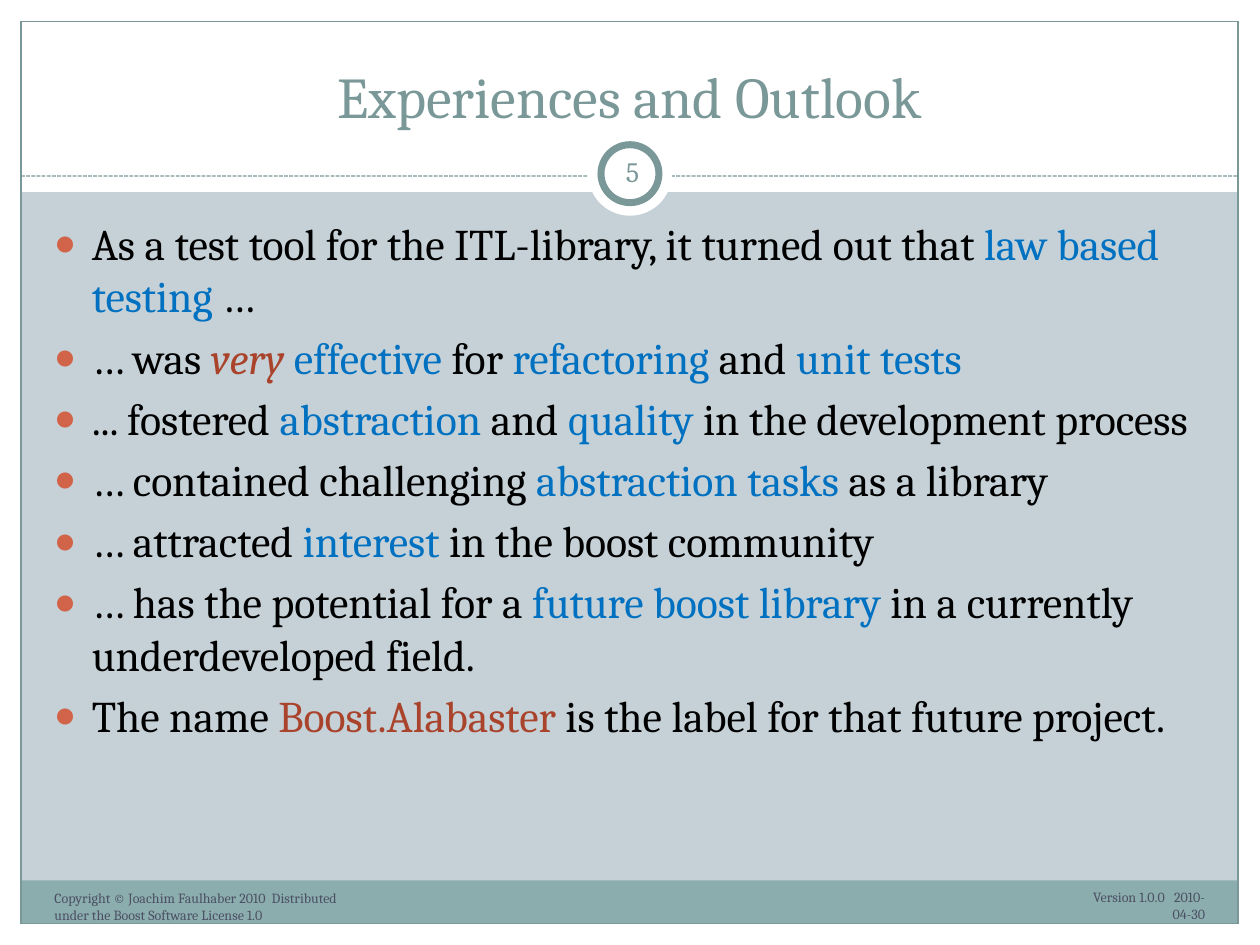
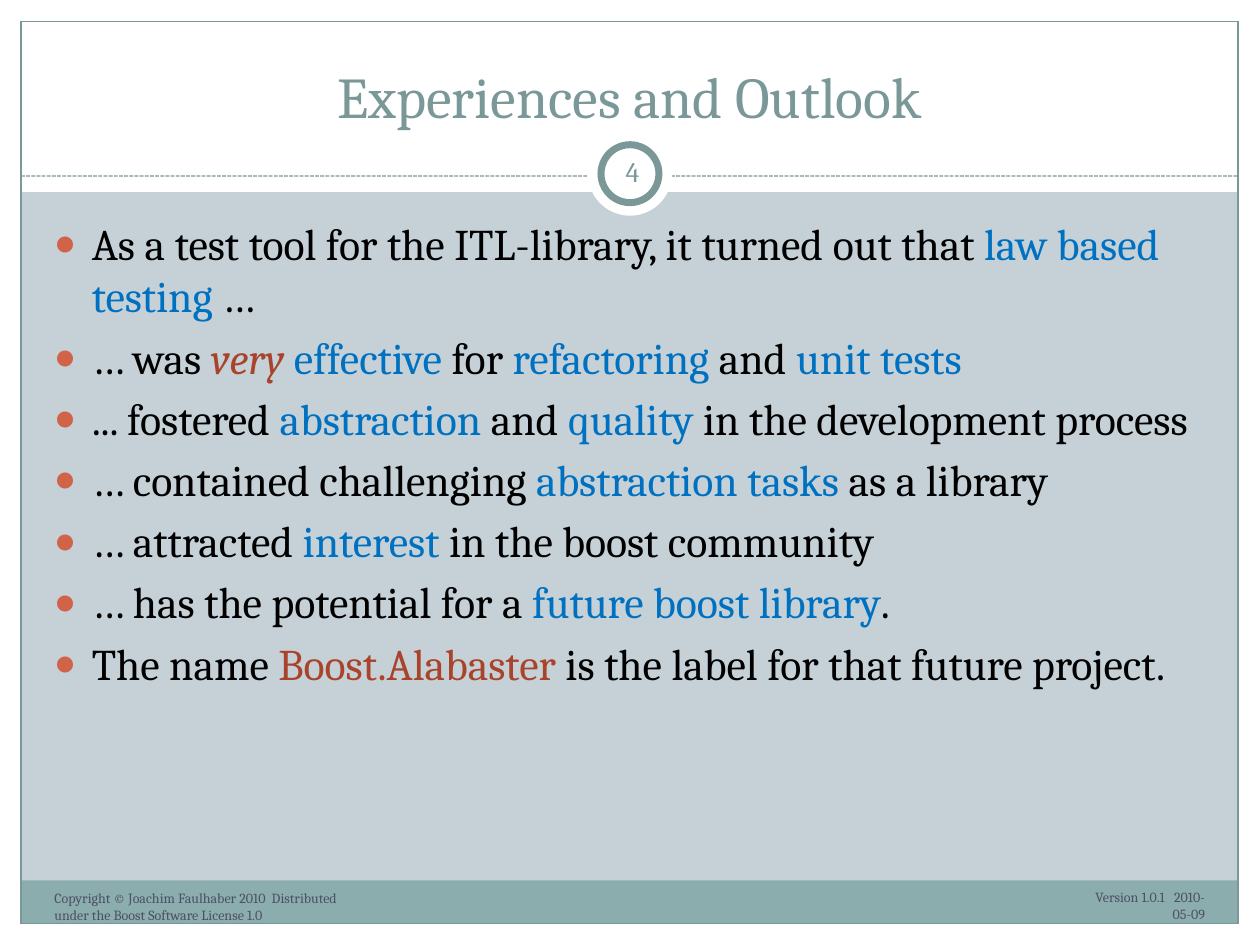
Before and after one commit to ryppl/boost-history, a slide deck: slide 4 of itl/libs/validate/doc/boostcon2010/BoostAlabaster.pptx (slide 5 before the commit). Drawn at 1260x945 pixels with LibreOffice and Linux fonts; fonts in the diff are those of the drawing. Boxes give left, top, right and bottom in pixels: in the first picture for what was removed or moved away, otherwise in the second. Text is boxed around its words. In the diff, an @@ line names an element or a change of style, - is before the commit and + after.

Commit message:
Modified presentation Boost.Alabaster
SVN-Revision: 61888

```diff
--- a/itl/libs/validate/doc/boostcon2010/BoostAlabaster.pptx
+++ b/itl/libs/validate/doc/boostcon2010/BoostAlabaster.pptx
@@ page number at bbox=[626, 163, 640, 182]: text changed @@
-5
+4
@@ text at bbox=[133, 587, 890, 628]: text changed @@
-● … has the potential for a future boost library in a currently underdeveloped field.
+● … has the potential for a future boost library.
@@ text at bbox=[1095, 893, 1205, 919]: text changed @@
-Version 1.0.0 2010-04-30
+Version 1.0.1 2010-05-09
```
Also in this commit, not shown: 37 other slides changed, 7 slides removed, 1 other file.
